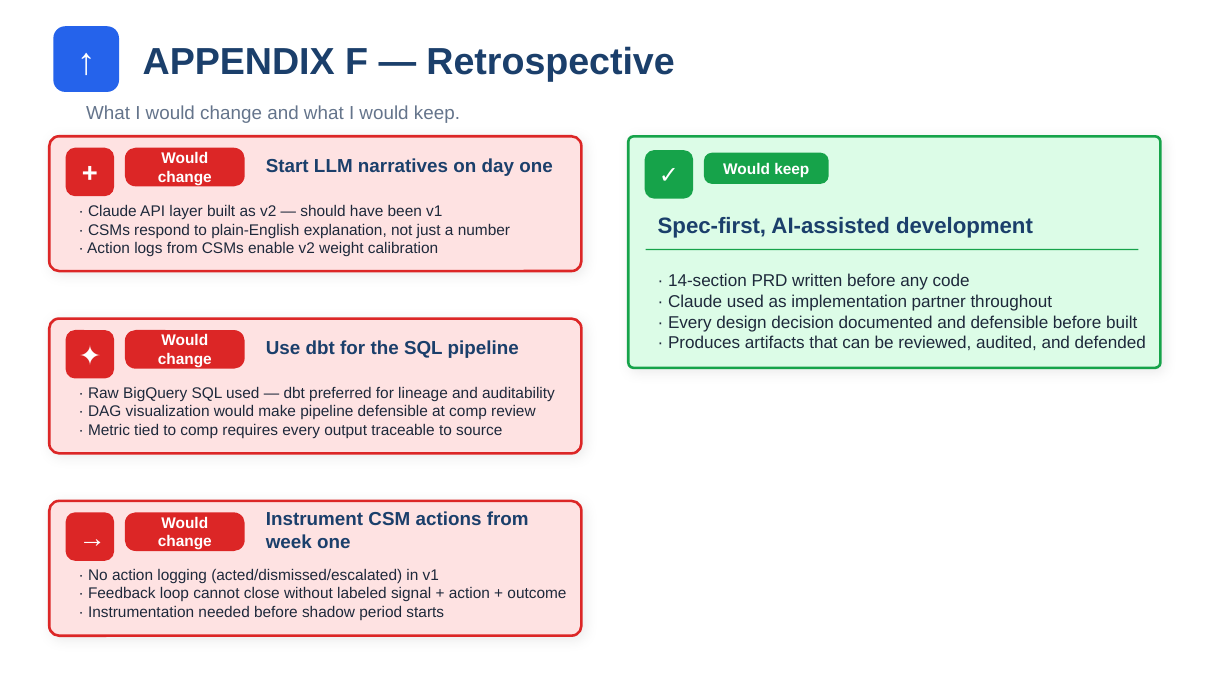
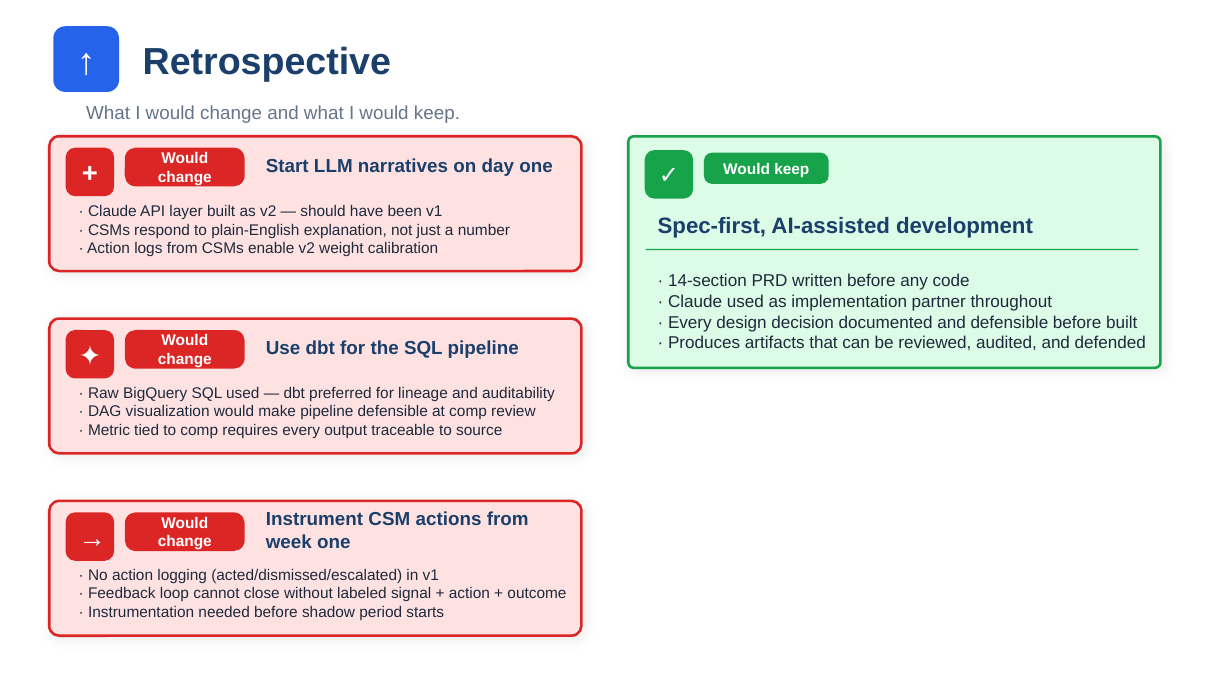
Before and after one commit to anumeharai21090-rgb/pan-ahi-casestudy, a slide deck: slide 15 of docs/AHI_Final_Pitch.pptx (slide 14 before the commit). Drawn at 1232x693 pixels with LibreOffice and Linux fonts; fonts in the diff are those of the drawing. Boxes give left, top, right and bottom in pixels: in the first picture for what was removed or moved away, otherwise in the second. Text is boxed around its words. In the diff, an @@ line names an element or a change of style, - is before the commit and + after.

```diff
--- a/docs/AHI_Final_Pitch.pptx
+++ b/docs/AHI_Final_Pitch.pptx
@@ text at (143,46,391,82): text changed @@
-APPENDIX F — Retrospective
+Retrospective
```
Also in this commit, not shown: 10 other slides changed, 2 slides added, 1 slide removed.
